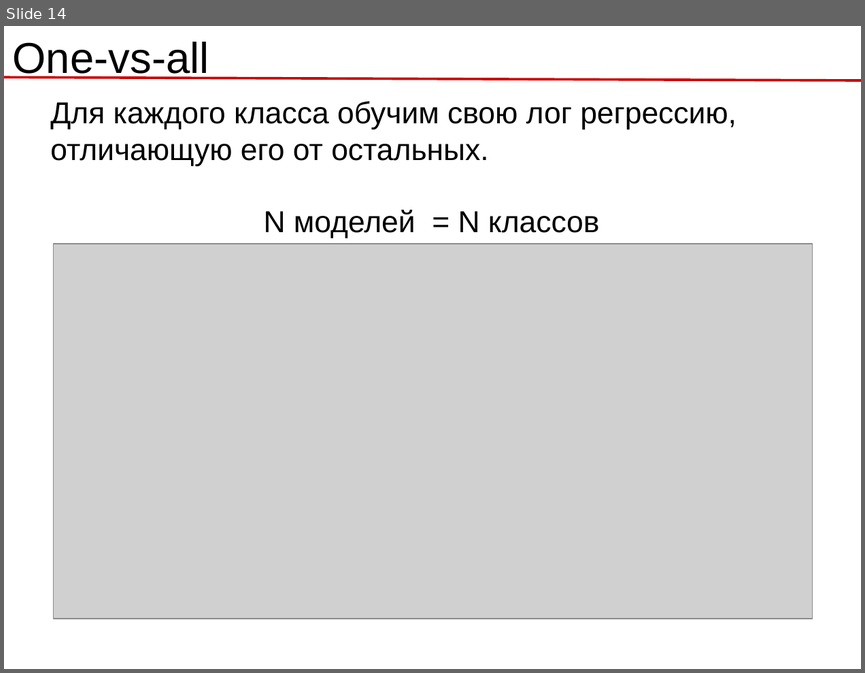
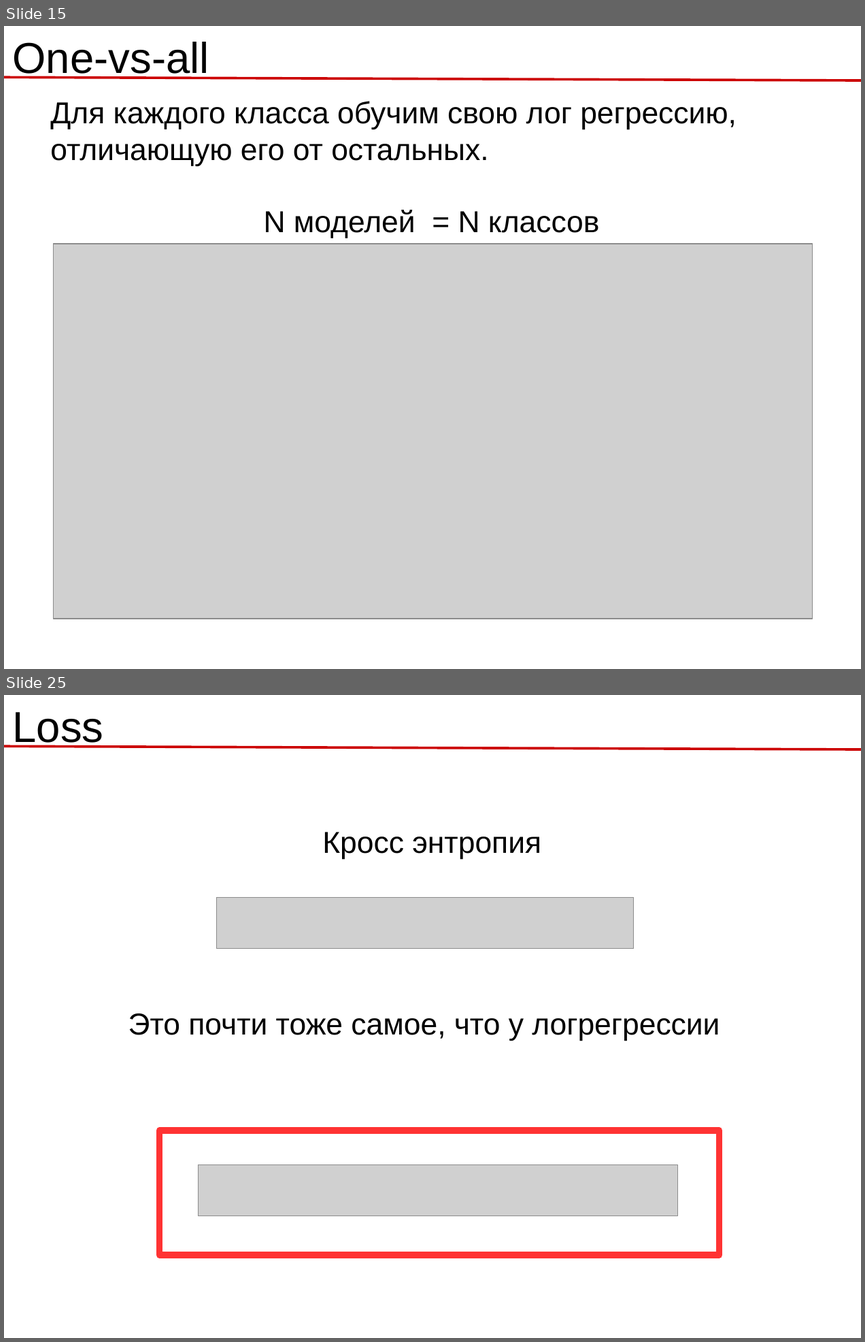
Before and after one commit to rykachevskiy/239, a slide deck: 3.Classification,Logistic_regression/Logistic_regression.odp. Shown one above the other, each under a label of ours: slide 14 before the commit, slides 15 and 25 after it; the slides between them are not shown. The pictures are 865x673 and 865x1342 pixels, drawn with LibreOffice and Linux fonts; fonts in the diff are those of the drawing; grey boxes stand for pictures. Boxes give left, top, right and bottom in pixels: in the first picture for what was removed or moved away, otherwise in the second. Text is boxed around its words. In the diff, an @@ line names an element or a change of style, - is before the commit and + after.

```diff
--- a/3.Classification,Logistic_regression/Logistic_regression.odp
+++ b/3.Classification,Logistic_regression/Logistic_regression.odp
@@ slide 25 added at (x1=4, y1=695, x2=861, y2=1338), background #FFFFFF @@
@@ text added at (x1=13, y1=712, x2=104, y2=748), 40 pt, text #000000 @@
+Loss
@@ line added from (4, 746) to (861, 749), #CC0000 2.3 pt @@
@@ text added at (x1=322, y1=832, x2=541, y2=860), 28 pt, text #000000 @@
+Кросс энтропия
@@ picture added at (x1=217, y1=897, x2=634, y2=949) @@
@@ text added at (x1=128, y1=1013, x2=719, y2=1041), 28 pt, text #000000 @@
+Это почти тоже самое, что у логрегрессии
@@ rectangle added at (x1=160, y1=1130, x2=719, y2=1255), outline #FF3333 6.01 pt @@
@@ picture added at (x1=198, y1=1165, x2=678, y2=1216) @@
@@ what was slide 14 is now slide 15 @@
```
Also in this commit, not shown: 3 slides changed, 12 other slides added, 9 slides removed, 9 other files.
